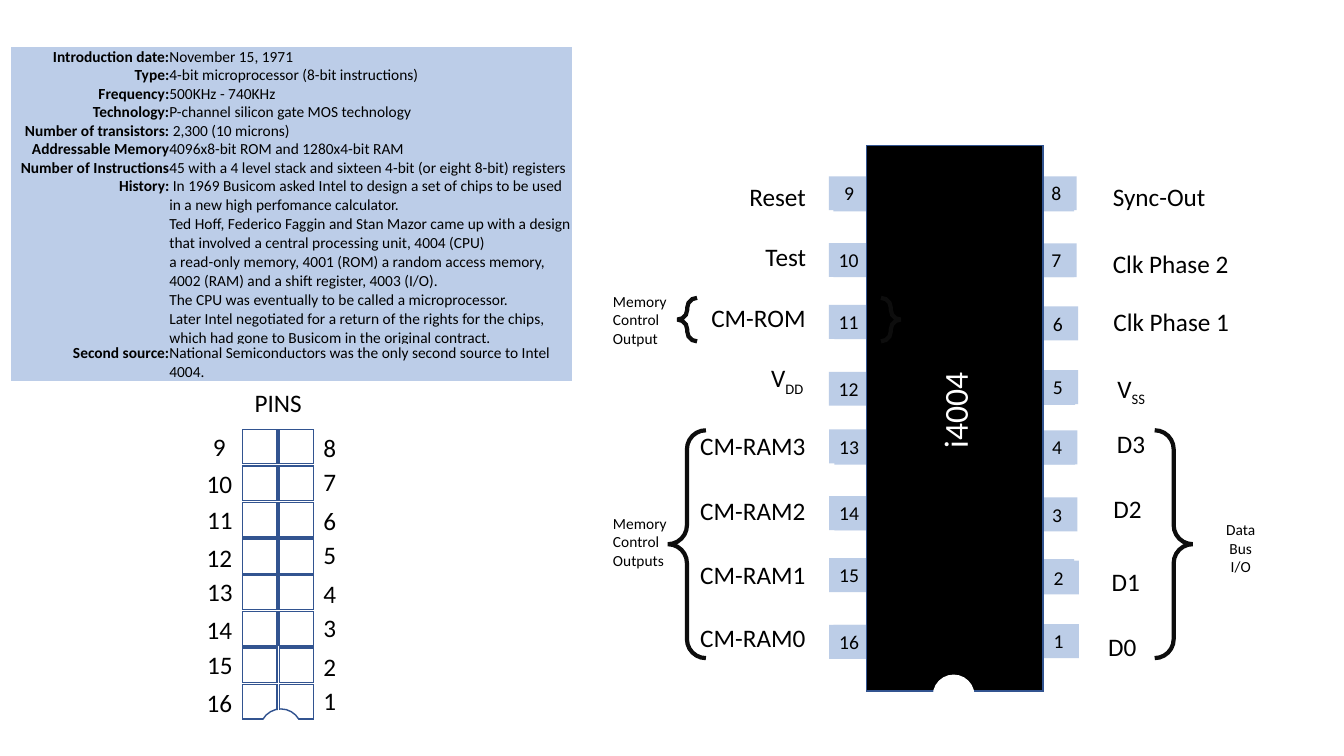
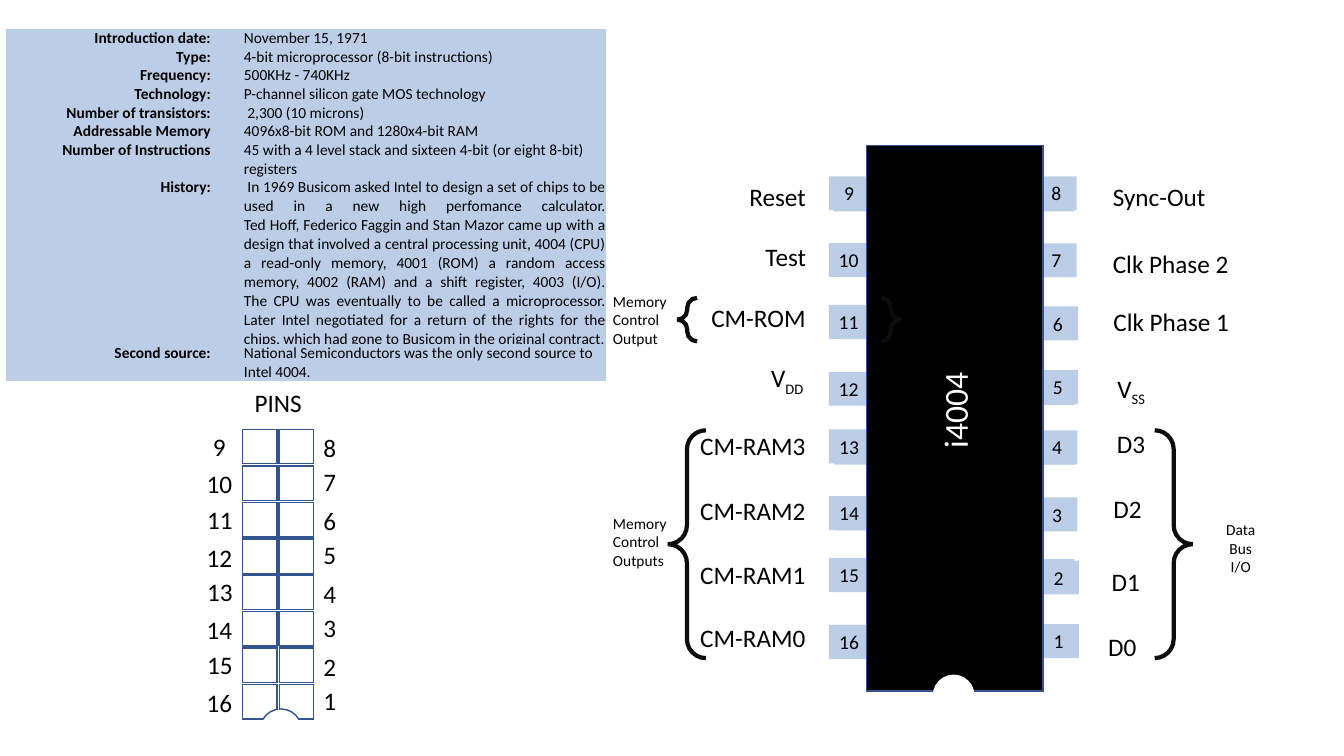
Before and after one commit to alshapton/Pyntel4004, a slide deck: slide 9 of pyntel4004/docs/resources.pptx (slide 8 before the commit). Drawn at 1344x756 pixels with LibreOffice and Linux fonts; fonts in the diff are those of the drawing. Boxes give left, top, right and bottom in pixels: in the first picture for what was removed or moved away, otherwise in the second. Text is boxed around its words. In the diff, an @@ line names an element or a change of style, - is before the commit and + after.

```diff
--- a/pyntel4004/docs/resources.pptx
+++ b/pyntel4004/docs/resources.pptx
@@ table at (6,29,606,386) @@
+column 2:  |  |  |  |  |  |  |  | 
@@ table: place and size @@
-table at (11,47,573,386)
+table at (6,29,606,386)
```
Also in this commit, not shown: 2 other slides changed, 1 slide added, 4 other files.
